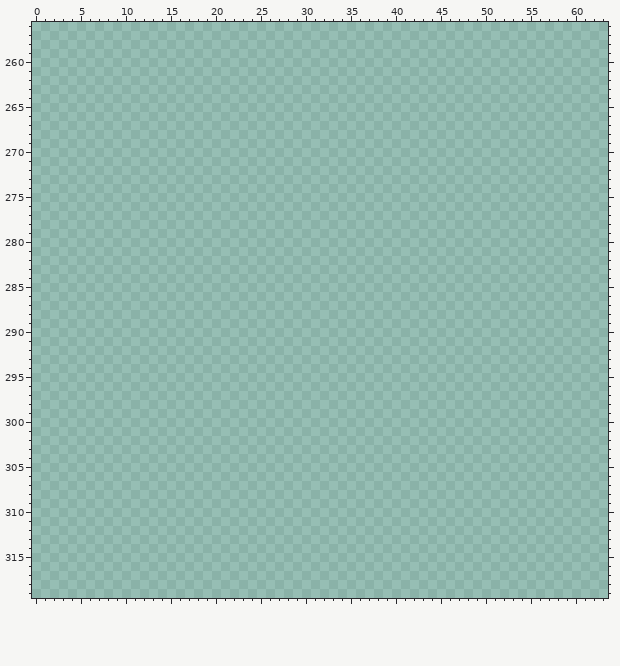
Two states of a pixel-art file, work/tiles.ase. Above is the file before it was changed.
1000x1000 pixels, 1 frame. Colours within 5 levels of each other are drawn and written as one. Shown: x 0..63, y 256..319.
Now the later version:
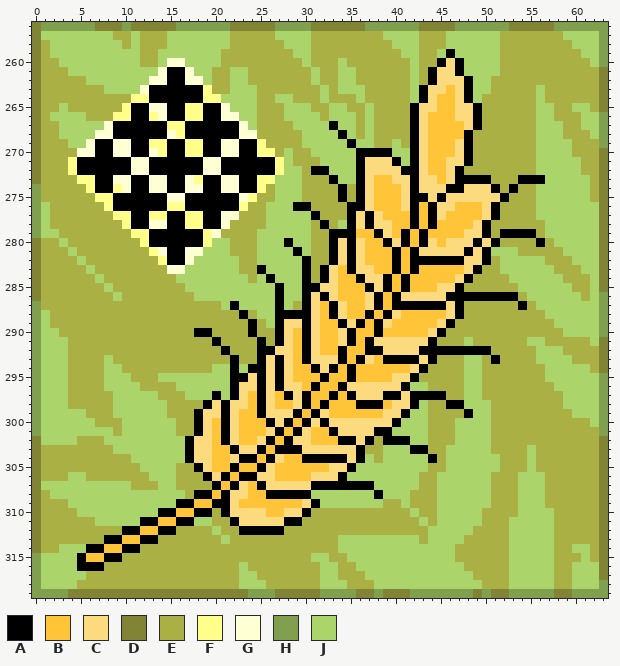
Palette (. is transparent): A #000000  B #ffc438  C #fcdb7e  D #808434  E #abb045  F #ffff8a  G #ffffd4  H #809f4f  J #abd46a
What changed:
layer "Layer 6" added
Changed rows in their new state; - is an unchanged pixel.
first column x 0:
256 DHHHHHHDDDHDDDDDHHHHHHDDDDDHHHHDDDDDDHHHHHHDDDDHHHHHHDDDDDHHHHHH
257 DJJJJJJJJEEJEEEJJJJJJJEEEEEJJJJEEEEEEEEJJJJEEEJJJJJJEEEEEEEJJJJH
258 DEJJJJJJJJEJEEEJJJJJJJEEEEEEJJJEEEEEEEEEJJJEEEJJJJJJEEEEEEEEJJJH
259 DEJJJJJJJJJJEEJJJJJJJEEEEEEEEJJEEEEEEEEEEJJEEJAJJJJJEEEEEEEEEJJH
260 DEEJJJJJJJJJEEJGGJJJJEEEEEEEEEJEEEJEEEEEEEJEEACAJJJJEEEEEEEEEEJH
261 DEEEJJJJJJJJJJGAAGJJEEJJEEEEEEEJEEJJEEEEEEJEACCAJJJJEEEEEEEEEEED
262 DEEEEEJJJJJJJGGAAGGJEEJJEEEEEEEJEEJJEEEEEEJEACCCAJJEEEEEEEEEEEED
263 DEEEEEEEJJJJGAAAAAAFEEJJJEEEEEEEJEJJJEEEEEJACCBCAJJEEEEEJEEEEEED
264 DEEEEEEEEEEFFAAAAAAFFJJJJEEJJEEEJEEEJEEEEEJACBBCAJEEEEEEJEEEEEED
265 DEEJEEEEEEFAAGGAAFFAAGJJJEEEJJJEEJJEEJEEEEACCBBCCAEEEEEEJJEEJJED
266 DEJJJJEEEFFAAFGAAFFAAGGJJEEEJJJJEJJJEJEEEEACBBBCCAEEEEEEJJEEEJJH
267 DEEJJJJJGAAAAAAFFAAAAAAGJEEEEJJJJAJJEJEEEEACBBBBCAEEEEEEJJJEEJJH
268 DEEJJJJGGAAAAAAGFAAAAAAGGEEEEEJJJJAJEJEEEEACBBBBAEEEEEEEJJJEEEJH
269 DEEEJJGAAGGAAFFAAFFAAGGAAFEEEEJJJJJAJJEEJEACBBBCAEEEEEEEJJJJEEEH
270 DEEEEGGAAGGAAGFAAFFAAGGAAFFEJEEJJJJJAAAAJJACBBBCAEEEEEEEJJJJEEED
271 DEEEFAAAAAAGGAAAAAAGGAAAAAAFJEEEJJJJACCCAJACBBCCAEEEEEEEJJJJJEED
272 DEEEFAAAAAAGGAAAAAAGGAAAAAAFJJEAAJJJACCCCAACBBCAEEEEEEEEJJJJJEED
273 DEEEEFFAAGGAAGGAAGFAAGGAAFFJJJEEEAJJACBBCCACCBCAAAAEEEAAAJJJJJED
274 HEEEEEFAAFGAAGGAAGGAAGGAAFEJJJEEEEAEACBBBCACCCAACCCAEAEEJJJJJJED
275 HEEEEEEFFAAAAAAGGAAAAAAGFEEJJJEEEEAEACBBBCAACACCCCCCAEEEJJJJJJED
276 HJEEEEEEFAAAAAAFFAAAAAAFEEJJJAAEEEEAACBBBCABACCBBBCAEEEEJJJJJJJD
277 HJEEEEEEEFFAAFFAAFFAAGGEEEJJJJJAEEEACACBBBABACBBBBCAEEEEJJJJJJJD
278 HJEEEEEEEEFAAGGAAFFAAGEEEEJJJJJEAEJACACCBBABABBBBCAEEEEEEJJJJJJD
279 HJJEEEEEEEEFFAAAAAAFGEEEEJJJJJJEEAAABBACBABABBBBCCAEAAAAEJJJJJJD
280 DEEJEEEEEEEEFAAAAAAFJJEEEJJJAJJEEACACBBACABACBCCCACAEEEEAEJJJJJD
281 DEEEJEEEEEEEEFGAAGGJJJEEEJJJJAJEEACACBBBABACCCCCACAJJJEEEEEJJJJD
282 DEEEEJEEEEEEEEFAAGJJJJJEEJJJJJAEEACACBBBABAAAAAACCAEJJJJJEEEJJJD
283 DEEEEEJEEEEEEEEGGJJJJJJEEAJJJJAEACBACCBBABABBBBBCAEEJJJJJJEEEJJD
284 DEEEEEEJEEEEEEEEJJJJJJJJEJAJJJAEACBBACCABABBBBBCAEEEEJJJJJJEEEJD
285 DEEEEEEEJEEEEEEEEJJJJJJJJJJAJJAACCBBBACABABBBCCAEEEEEEJJJJJJEEJD
286 DEEEEEEEEJEEEEEEEEJJJJJJJJJAJJACACBBBCABACCCCCAAAAAAAAEJJJJJJEJH
287 HEEEEEEEEEEEEEEEEEEEEJAJJJJAJEACBACBBCABAAAAAACAEEEEEEAEJJJJJJJH
288 HJEEEEEEEEEEEEEEEEEEEEEAEJJAAAACBACBBABACBBBBBCAEEEEEEEEEJJJJJJH
289 HJEEEEEEEEEEEEEEEEEEEEEEAEJACCACBBACABACBBBBBCAEEEEEEEEEEEJJJJJH
290 HJJEEEEEEEEEEEEEEEAAEEEEAEEACBACBBCABBABBBBBCAEEEEEEEEEEEEEJJJJH
291 HJJJEEEEEEEEEEEEEEEEAEEEEAEACBACBBCABACCCCCCAEEEJEEEEEEJJEEEEEJD
292 HJJJEEEEEEEEEEEEEEEEEAEEEAACCBACBBABBAACCCCAAAAAAAAEEEEEJJJEEEED
293 HJJJEEEEJEEEEEEEEEEEEEAEEACACBACCCABACBAAAACAEEEJJEAEEEEJJJJEEED
294 HJJJEEEEJJEEEEEEEEEEJJAJAACACBBACABABBBBBBCAEEEEJJEEEEEEEJJJJJED
295 HJJJEEEEJJJEEEJJJJJJJJAACACACBBBABBABBBBCCAEEEEEJJEEEEEEEJJJJJJH
296 HJJJEEEEJJJJEEEEJJJJJJACCACACCBABBACCCCCCAJJEEEEJJEEEEEEEEJJJJJH
297 HJJJEEEEEJJJJJEEEJJJAJACBACBACABBABACCCAACAAAAEEJJEEEEEEEEEJJJJH
298 HJJJEEEEEJJJJJJEEEEACACCBACBBCABABBBAAABCCAJEEAAJJJEEEEEEEEJJJJH
299 HJJJJJEEEJJJJJJEEEACCACBBACCCABACBBBBBBCCAJJEEEEAJJEEEEEEEEEJJJH
300 HJJJJJJEEEJJJJJJEEACBACBBBACABACACCCCCCCAJJJEEEJJJJEEEEEEEEEEEJH
301 HJJJJJJJJEJJJJJJEEACBACBBBCABACBBACCCCAAJJJJEEEJJJJEEEEEEEEEEEEH
302 DJJJJEEEJJJJJJJJJACCBACBBCABACCBBBAACAEAAAJJEEEJJJJEEEEEEEEEEEED
303 DEEEEEEEEJJJJJJJJACCBBACCABAAACCCCCCAEEJJJAAEEJJJJJEEEEJEEEEEEED
304 DEEEEEEEEEEJJJJJJACCBBCAABACBBAAAAACAJEJJJJJAEJJJJJJEEEJEEEEEEED
305 DEEEEEEEEEEEJJJJEEACBBABBACBBBBBBCCAJJJJJJJJEEJJJJJJEEEJEEEEEEED
306 DEEEJJEEEEEEEJJJEEEACABAACCBBBBCCCAJJJJJJJJEEJJJJJJEEEJJJEEEEEED
307 DJJJJJJJJJJEEEJJEEEEABACBACCCCCAAAAAAAJJJJJEEJJJJJJEEEJJJEEEEEED
308 DEJJJJJJJJJJJJJJJEAABACCBBAAAAAJJJJJJJAJJJEEEJJJJJJEEEJJJEEEEEED
309 DEEEJJJJJJJJJJJJAABBAACBBBBBBBCAJJJJJJJEEJEEEJJJJJJEEEJJJEEEEEED
310 DEEEEJJJJJJJJJAABBAAEACCCCBBCCAEEEEEEEEEEEJEEJJJJJEEEEJJJJEEEEED
311 DEEEEEEJJJJJAABBAAJJEEACCCCCAAEEEEEEEEEEEEEJEJJJJJEEEJJJJJEEEEED
312 DEEEEEEEEEAABBAAEEEEJEEAAAAAEEEEEEEEEEEEEEEEJJJJJEEEEJJJJJEEEEED
313 DEEEEEEEAABBAAEEEEEEEJEEEEEEEEEEEEJJJJJJJJJEJJJJEEEEEJJJJJEEEEED
314 DEEJJJAABBAAEEEEEEEEEEEEEEEEEEEEEEJJJJJJJJJJJJJEEEEEEJJJJJEEJJED
315 HJJJJABBAAEEEEEEEEEEEEEEEEEEEEEJJEEJJJJJJJJJJJJEEEEEEJJJJJEEEJED
316 HJJJJAAAEEEEEEEEEEEEEEEJEEEEEEEEJJEEJJJJJJJJJJJJEEEEEJJJJJEEJJJD
317 HJJJJJEEEEEEEEEEEEEEEEEJJEEEEEEEJJEEEJJJJJJJJJJJJEEEEJJJJJEEJJJD
318 HJJJJEEEEEEEEEEEEEEEEEEJJJEEEEEEJJJEEEJJJJJJJJJJJJEEEJJJJJEEJJJH
319 HHHHDDDDDDDDDDDDDDDDDDDDHHHDDDDDHHHHDDHDDDHHHHHHHDHDDHHHHHDDHHHH
